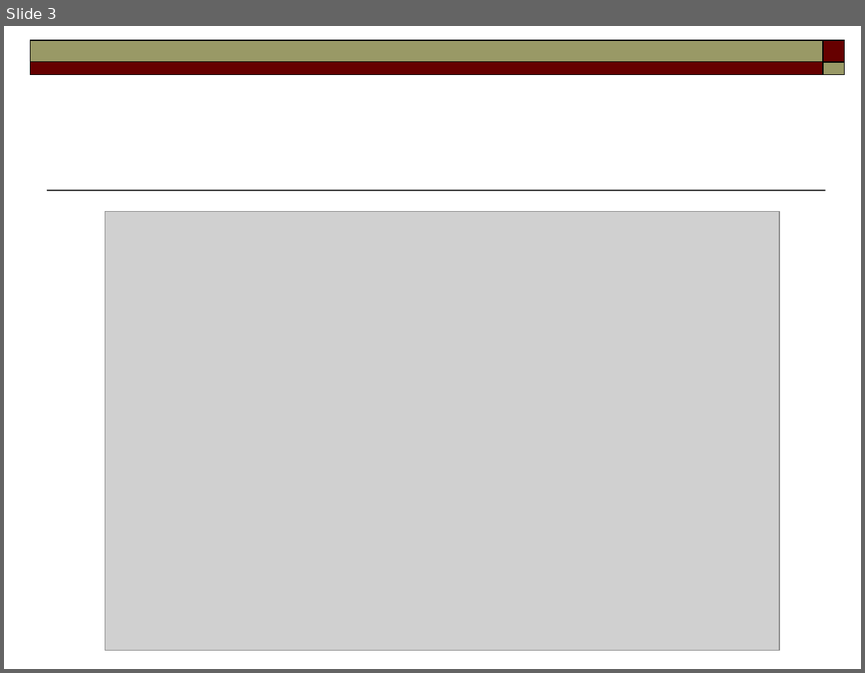
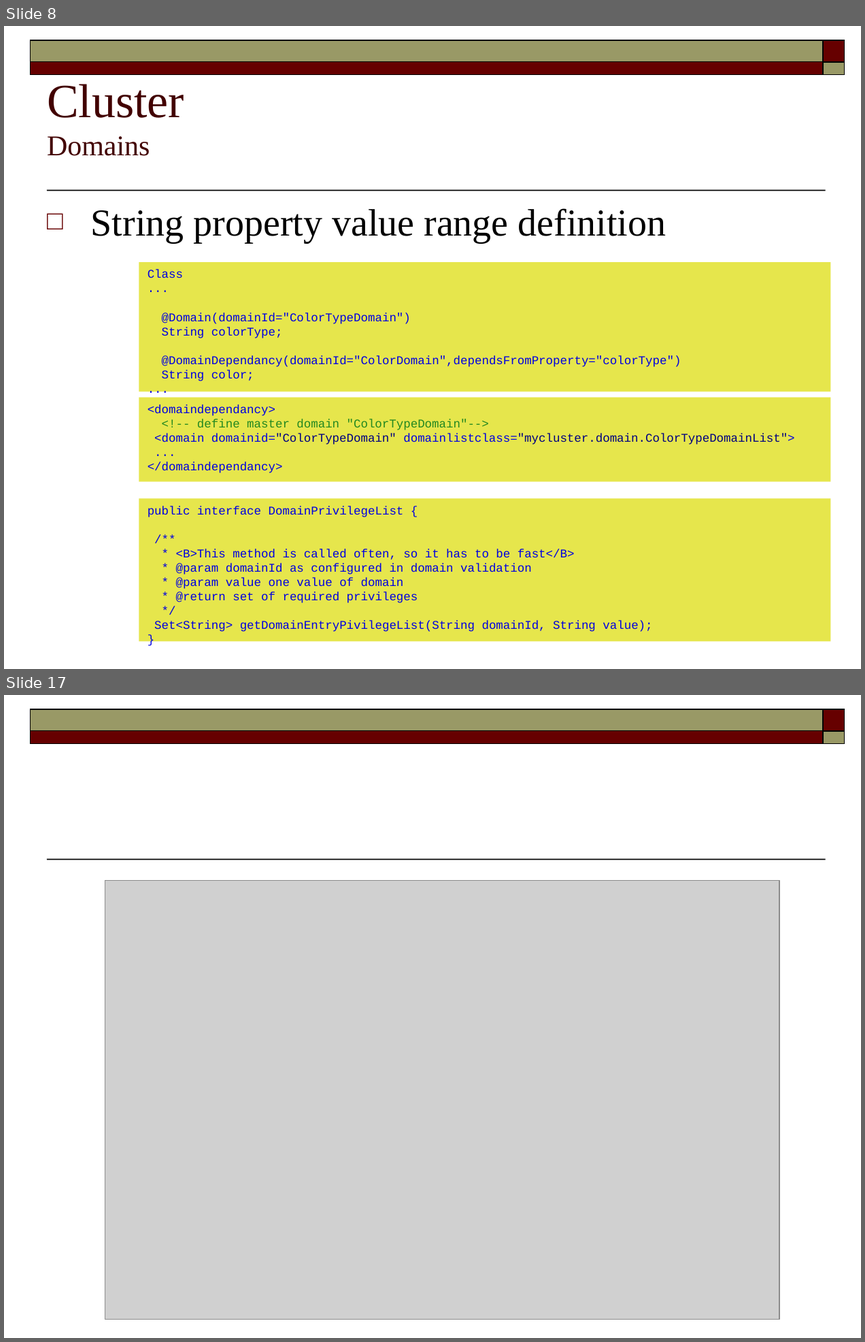
Before and after one commit to FaKod/JDBCluster, a slide deck: JDBCluster/Doc/MetaPersistence.odp. Shown one above the other, each under a label of ours: slide 3 before the commit, slides 8 and 17 after it; the slides between them are not shown. The pictures are 865x673 and 865x1342 pixels, drawn with LibreOffice and Linux fonts; fonts in the diff are those of the drawing; grey boxes stand for pictures. Boxes give left, top, right and bottom in pixels: in the first picture for what was removed or moved away, otherwise in the second. Text is boxed around its words. In the diff, an @@ line names an element or a change of style, - is before the commit and + after.

```diff
--- a/JDBCluster/Doc/MetaPersistence.odp
+++ b/JDBCluster/Doc/MetaPersistence.odp
@@ slide 8 added at [4, 26, 861, 669], background #FFFFFF; not listed: 5 template elements that a slide beside it also shows @@
@@ title added at [47, 84, 184, 156], 40 pt, text #420000 @@
+Cluster
+Domains
@@ text added at [91, 208, 666, 242], 32 pt, text #000000 @@
+□ String property value range definition
@@ rectangle added at [139, 263, 830, 392], fill #E6E64C, 10 pt, text #0000E1 @@
+Class
+...
+@Domain(domainId="ColorTypeDomain")
+String colorType;
+@DomainDependancy(domainId="ColorDomain",dependsFromProperty="colorType")
+String color;
+...
@@ rectangle added at [139, 397, 830, 481], fill #E6E64C, 10 pt, text #0000E1 @@
+<domaindependancy>
+<!-- define master domain "ColorTypeDomain"-->
+<domain domainid="ColorTypeDomain" domainlistclass="mycluster.domain.ColorTypeDomainList">
+...
+</domaindependancy>
@@ rectangle added at [139, 498, 830, 641], fill #E6E64C, 10 pt, text #0000E1 @@
+public interface DomainPrivilegeList {
+/**
+* <B>This method is called often, so it has to be fast</B>
+* @param domainId as configured in domain validation
+* @param value one value of domain
+* @return set of required privileges
+*/
+Set<String> getDomainEntryPivilegeList(String domainId, String value);
+}
@@ what was slide 3 is now slide 17 @@
```
Also in this commit, not shown: 2 slides changed, 13 other slides added.
